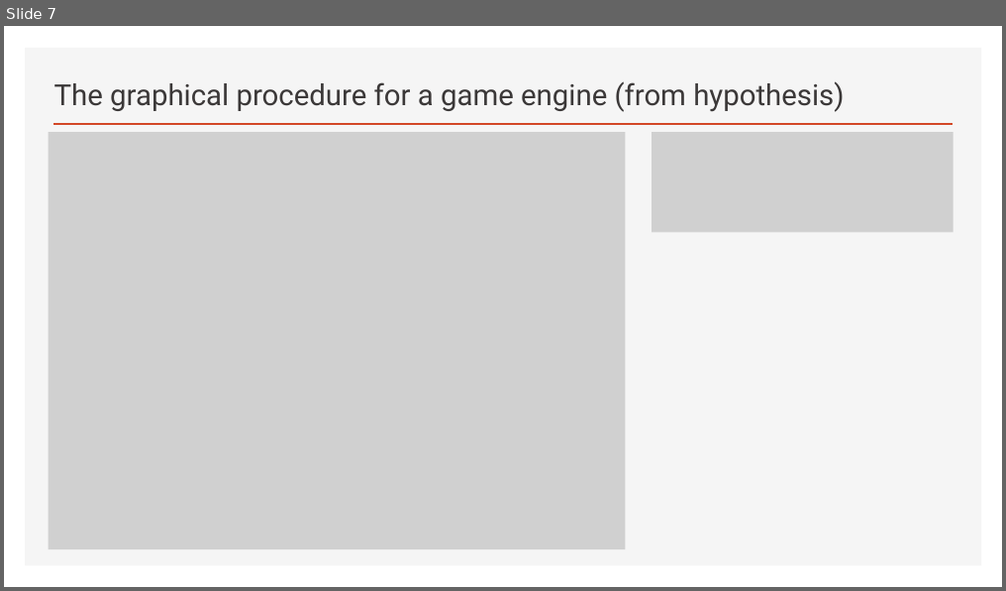
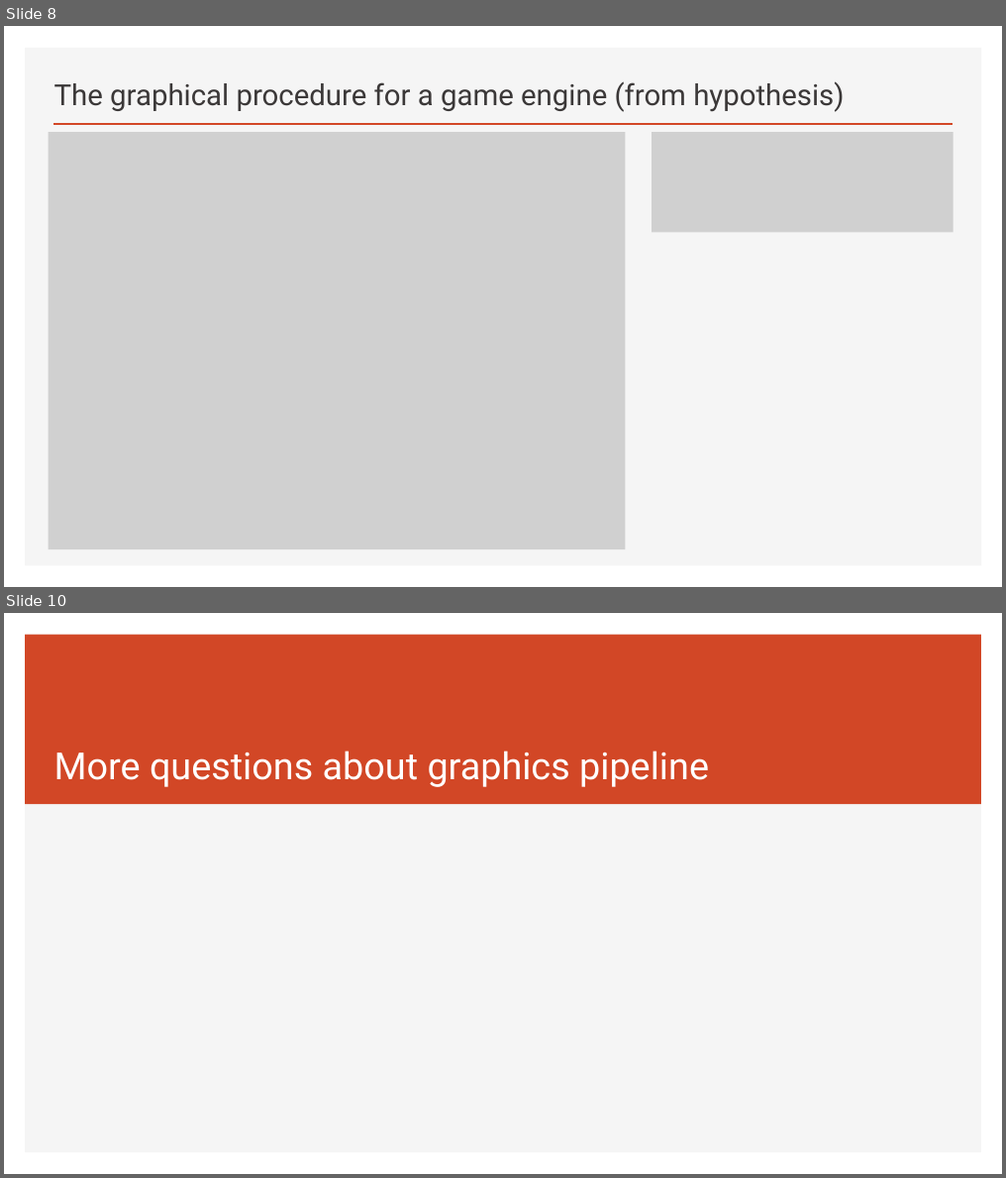
Before and after one commit to wwxhero/graphic_pipeline, a slide deck: Proposal.pptx. Shown one above the other, each under a label of ours: slide 7 before the commit, slides 8 and 10 after it; the slides between them are not shown. The pictures are 1006x591 and 1006x1178 pixels, drawn with LibreOffice and Linux fonts; fonts in the diff are those of the drawing; grey boxes stand for pictures. Boxes give left, top, right and bottom in pixels: in the first picture for what was removed or moved away, otherwise in the second. Text is boxed around its words. In the diff, an @@ line names an element or a change of style, - is before the commit and + after.

```diff
--- a/Proposal.pptx
+++ b/Proposal.pptx
@@ slide 10 added at box(4, 613, 1002, 1174), background #FFFFFF; not listed: 1 template element that a slide beside it also shows @@
@@ rectangle added at box(25, 635, 982, 805), fill #D24726 @@
@@ title added at box(54, 751, 709, 787), 36 pt, text #FFFFFF @@
+More questions about graphics pipeline
@@ what was slide 7 is now slide 8 @@
```
Also in this commit, not shown: 2 other slides added, 2 slides removed.
